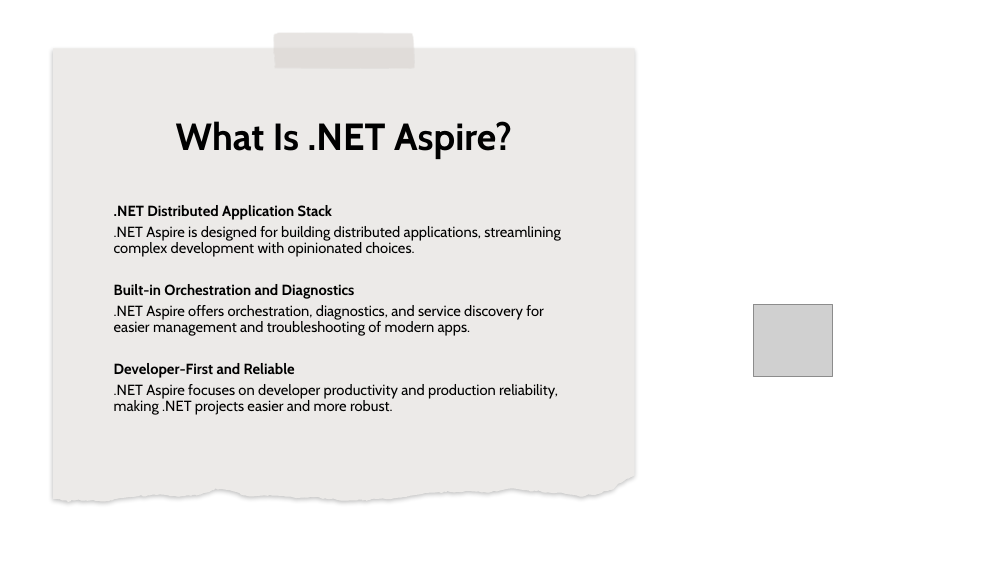
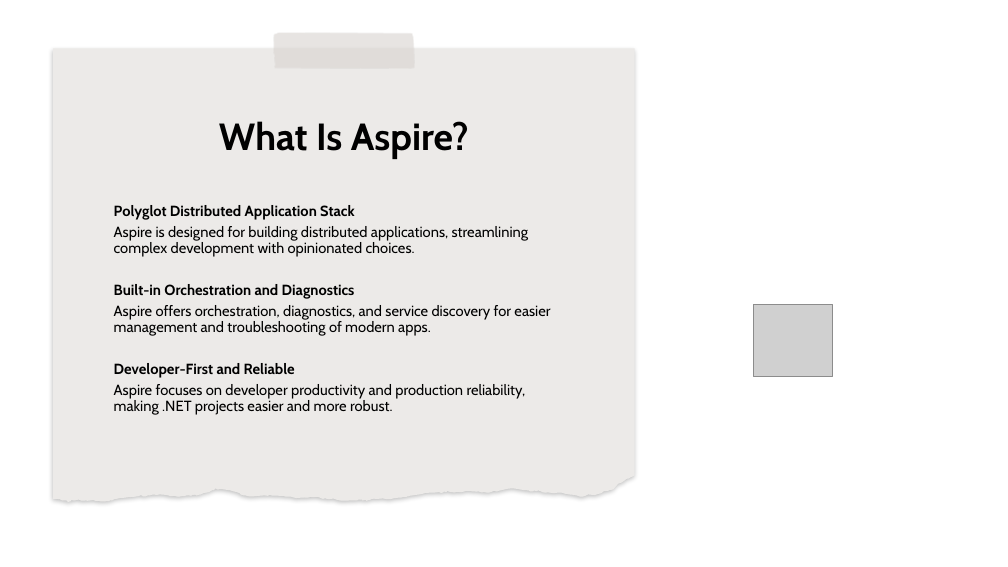
Before and after one commit to csharpfritz/AspireDevToDeploy, a slide deck: slide 3 of AspireFromDevToDeployment.pptx. Drawn at 1008x567 pixels with LibreOffice and Linux fonts; fonts in the diff are those of the drawing; grey boxes stand for pictures; background and template pictures are left out. Boxes give left, top, right and bottom in pixels: in the first picture for what was removed or moved away, otherwise in the second. Text is boxed around its words. In the diff, an @@ line names an element or a change of style, - is before the commit and + after.

```diff
--- a/AspireFromDevToDeployment.pptx
+++ b/AspireFromDevToDeployment.pptx
@@ title at [219,121,469,159]: text changed @@
-What Is .NET Aspire?
+What Is Aspire?
@@ text at [114,205,529,257]: text changed @@
-.NET Distributed Application Stack
-  .NET Aspire is designed for building distributed applications, streamlining complex development with opinionated choices.
+Polyglot Distributed Application Stack
+  Aspire is designed for building distributed applications, streamlining complex development with opinionated choices.
@@ text at [114,305,550,336]: text changed @@
-  .NET Aspire offers orchestration, diagnostics, and service discovery for easier management and troubleshooting of modern apps.
+  Aspire offers orchestration, diagnostics, and service discovery for easier management and troubleshooting of modern apps.
@@ text at [114,384,526,415]: text changed @@
-  .NET Aspire focuses on developer productivity and production reliability, making .NET projects easier and more robust.
+  Aspire focuses on developer productivity and production reliability, making .NET projects easier and more robust.
```
Also in this commit, not shown: 2 other slides changed, 1 other file.
